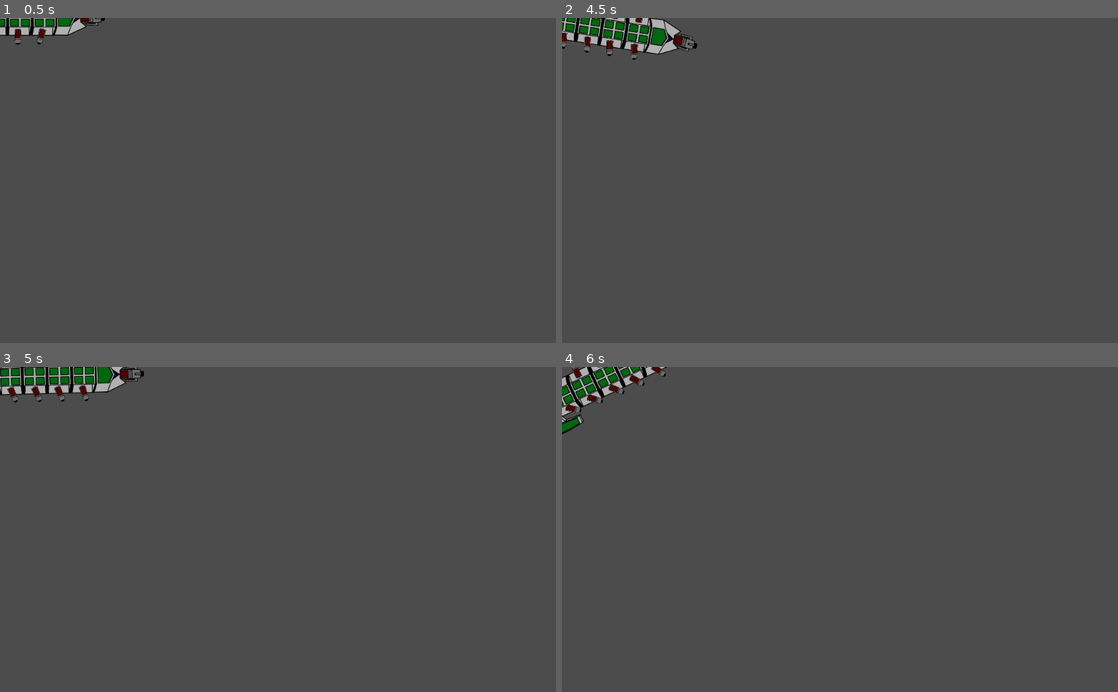
Above: before the commit, frames 1-4 (two rows, left to right).
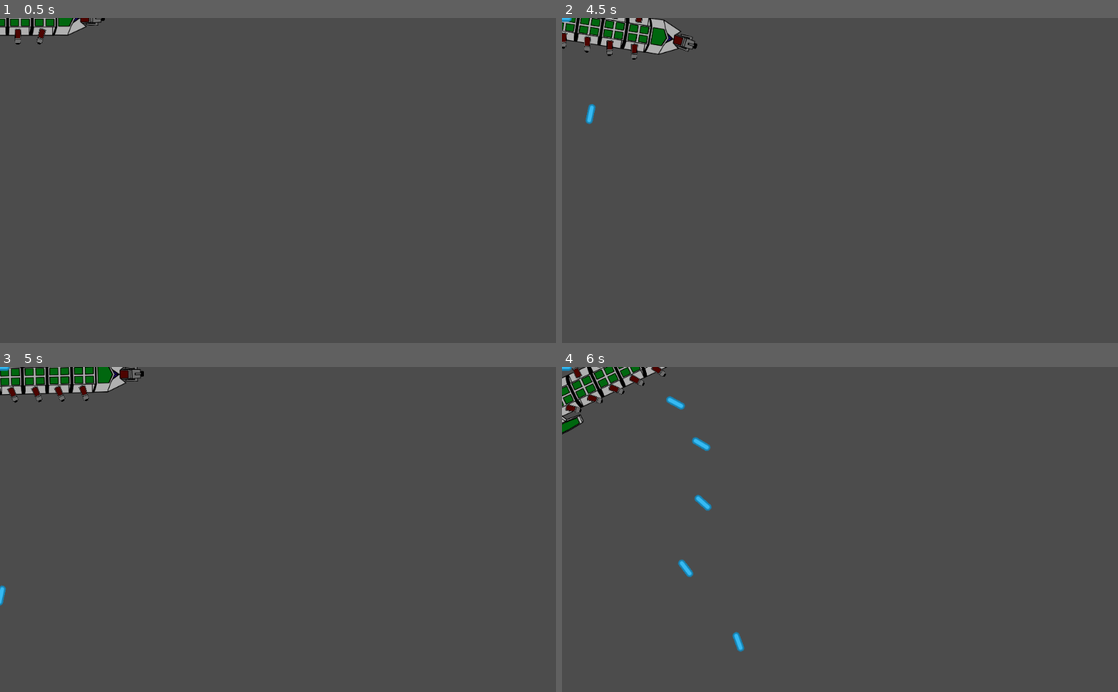
Above: after the commit, the same moments.

Repository: daveymclain/space-goss
Game: Godot game, scene res://scenes/ship.tscn
Same seed, same stepped clock (60 frames per second), same inputs: the game is played once before the commit and once after it.
Inputs (mouse positions are in pixels of both pictures, inside the frame that each line leads up to):
- Up to frame 1 (0.5 s): no input
- Up to frame 2 (4.5 s): tap Enter at 0.5 s; move the mouse to (962, 164) at 0.52 s; press the mouse at (962, 164) at 0.53 s; hold D (player_right) 0.53-1.28 s; move the mouse to (728, 196) at 1.27 s; release the mouse at (728, 196) at 1.28 s; hold A (player_left) 1.28-2.03 s; click (728, 196) at 1.35 s; move the mouse to (895, 109) at 2.02 s; press the mouse at (895, 109) at 2.03 s; hold D (player_right) 2.03-2.78 s; move the mouse to (812, 245) at 2.77 s; release the mouse at (812, 245) at 2.78 s; hold W (player_thrust) 2.78-3.53 s; click (812, 245) at 2.85 s; move the mouse to (1006, 229) at 3.52 s; press the mouse at (1006, 229) at 3.53 s; hold A (player_left) from 3.53 s (still down); move the mouse to (673, 131) at 4.27 s; release the mouse at (673, 131) at 4.28 s; click (673, 131) at 4.35 s
- Up to frame 3 (5 s): keep holding A (player_left)
- Up to frame 4 (6 s): move the mouse to (867, 529) at 5.02 s; press the mouse at (867, 529) at 5.03 s; move the mouse to (756, 448) at 5.77 s; release A (player_left) at 5.78 s; release the mouse at (756, 448) at 5.78 s; hold D (player_right) from 5.78 s (still down); click (756, 448) at 5.85 s

Frame 1 is identical in both runs. In frame 2, 0.1% of the frame differs, in the area x 0-7%, y 0-33%; in frame 3, less than 0.1%; in frame 4, 0.4%, in the area x 0-33%, y 0-88%.
Error after the commit: Attempt to call function 'get_global_position' in base 'null instance' on a null instance. (res://scenes/ship.gd:147)

Commit message:
added the fire delay and shoot turns to the right side

Diff:
--- a/game/scenes/ship.gd
+++ b/game/scenes/ship.gd
@@ -46,6 +46,7 @@
 var t = 0
 # array to stor which guns are delayed
 var guns_delayed = []
+var guns_delayed_right = []
 
 func _ready():
 	set_process(true)
@@ -53,6 +54,9 @@
 	for i in 5:
 		guns_delayed.append(true)
 	guns_delayed[0] = false
+	for i in 5:
+		guns_delayed_right.append(true)
+	guns_delayed_right[0] = false
 
 func _process(delta):
 	t = 0
@@ -125,6 +129,22 @@
 				c -= turret_turn_speed
 		# the same as above but for the other side
 		elif m_c > arc_start and m_c < arc_end and dis_mouse > 50:
+			# see if the gun delay is on
+			if !guns_delayed_right[turret_num]:
+				if Input.is_action_pressed("player_shoot"):
+					# set the currect delay index to true
+					guns_delayed_right[turret_num] = true
+					# create an individul timer fot the delay
+					var d = shoot_del.instance()
+					shoot_del_container.add_child(d)
+					# set the turret number in the timer so when it times out it knows which index to set to false again
+					d.turret = turret_num
+					d.right = true
+					# start the timer
+					d.start()
+					var b = bullet.instance()
+					bullet_container.add_child(b)
+					b.fire(N.get_node("muzzle").get_global_position(),N.get_global_rotation())
 			if m > 1.5:
 				c += turret_turn_speed
 			elif m < -1.5:
--- a/game/scenes/ship.tscn
+++ b/game/scenes/ship.tscn
@@ -135,7 +135,7 @@
 anim_loop = false
 _sections_unfolded = [ "Color" ]
 
-[node name="ship" type="Area2D" index="0"]
+[node name="ship" type="Area2D"]
 
 position = Vector2( 500, 210 )
 scale = Vector2( 0.5, 0.5 )
--- a/game/scenes/shoot_delay_timer.tscn
+++ b/game/scenes/shoot_delay_timer.tscn
@@ -2,10 +2,10 @@
 
 [ext_resource path="res://shoot_delay_timer.gd" type="Script" id=1]
 
-[node name="shoot_delay_timer" type="Timer"]
+[node name="shoot_delay_timer" type="Timer" index="0"]
 
 process_mode = 1
-wait_time = 1.0
+wait_time = 0.2
 one_shot = false
 autostart = false
 script = ExtResource( 1 )
--- a/game/shoot_delay_timer.gd
+++ b/game/shoot_delay_timer.gd
@@ -3,14 +3,22 @@
 signal delay
 
 var turret
+var right = false
 
 func _ready():
 	pass
 
 func _on_shoot_delay_timer_timeout():
-	if turret < 4:
-		get_node("/root/ship").guns_delayed[turret + 1] = false
+	if !right:
+		if turret < 4:
+			get_node("/root/ship").guns_delayed[turret + 1] = false
 
+		else:
+			get_node("/root/ship").guns_delayed[0] = false
 	else:
-		get_node("/root/ship").guns_delayed[0] = false
+		if turret < 4:
+			get_node("/root/ship").guns_delayed_right[turret + 1] = false
+
+		else:
+			get_node("/root/ship").guns_delayed_right[0] = false
 	queue_free()
